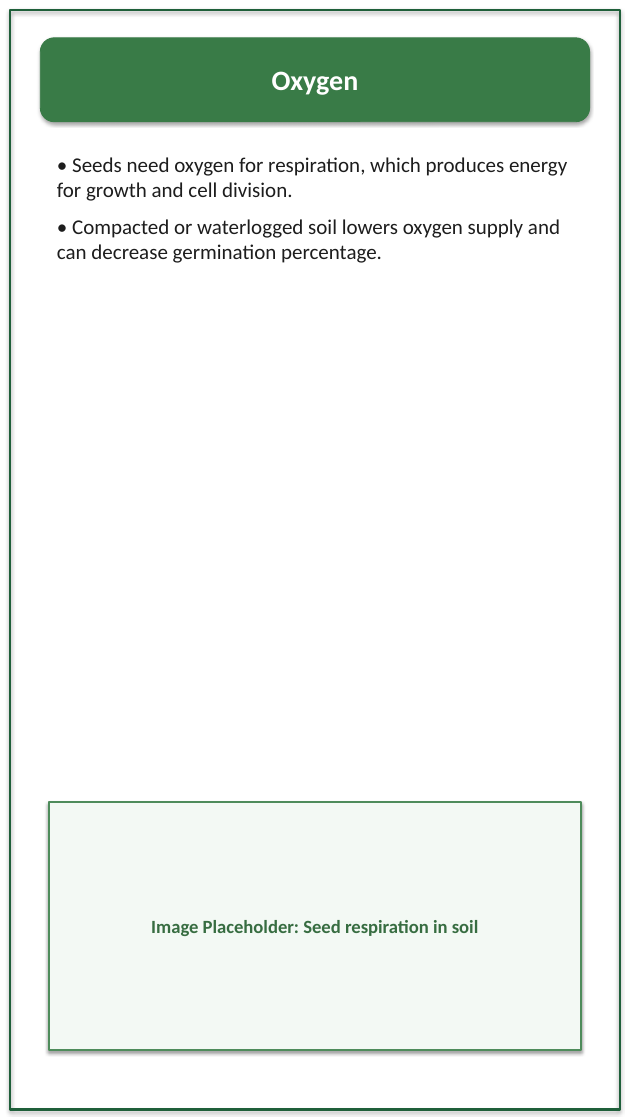
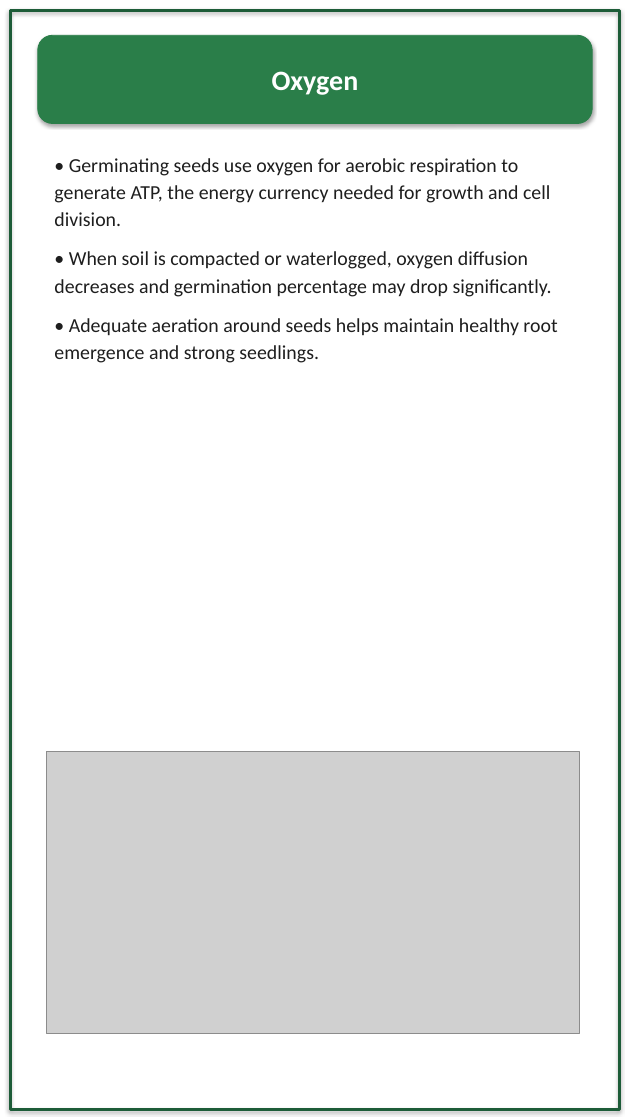
Before and after one commit to rpraut2008-stack/Vinsmoke, a slide deck: slide 9 of Effects_of_Urea_on_Plant_Growth.pptx. Drawn at 630x1120 pixels with LibreOffice and Linux fonts; fonts in the diff are those of the drawing; grey boxes stand for pictures. Boxes give left, top, right and bottom in pixels: in the first picture for what was removed or moved away, otherwise in the second. Text is boxed around its words. In the diff, an @@ line names an element or a change of style, - is before the commit and + after.

```diff
--- a/Effects_of_Urea_on_Plant_Growth.pptx
+++ b/Effects_of_Urea_on_Plant_Growth.pptx
@@ rectangle at <box>10,10,620,1110</box>: outline #1F5F3A 2.2 pt to #1D5C38 2.5 pt @@
@@ rounded rectangle "Oxygen" at <box>38,35,592,123</box>: fill #397B47 to #2A7E49; outline #397B47 0.75 pt to #2A7E49 0.75 pt @@
@@ text at <box>54,158,557,363</box>: text changed; size 18 to 17 pt; text colour #1D1D1D to #1E1E1E @@
-• Seeds need oxygen for respiration, which produces energy for growth and cell division.
-• Compacted or waterlogged soil lowers oxygen supply and can decrease germination percentage.
+• Germinating seeds use oxygen for aerobic respiration to generate ATP, the energy currency needed for growth and cell division.
+• When soil is compacted or waterlogged, oxygen diffusion decreases and germination percentage may drop significantly.
+• Adequate aeration around seeds helps maintain healthy root emergence and strong seedlings.
@@ picture added at <box>46,752,580,1033</box> @@
@@ rectangle removed at <box>49,802,581,1050</box> @@
-Image Placeholder: Seed respiration in soil
```
Also in this commit, not shown: 10 other slides changed, 12 slides added, 12 slides removed.
